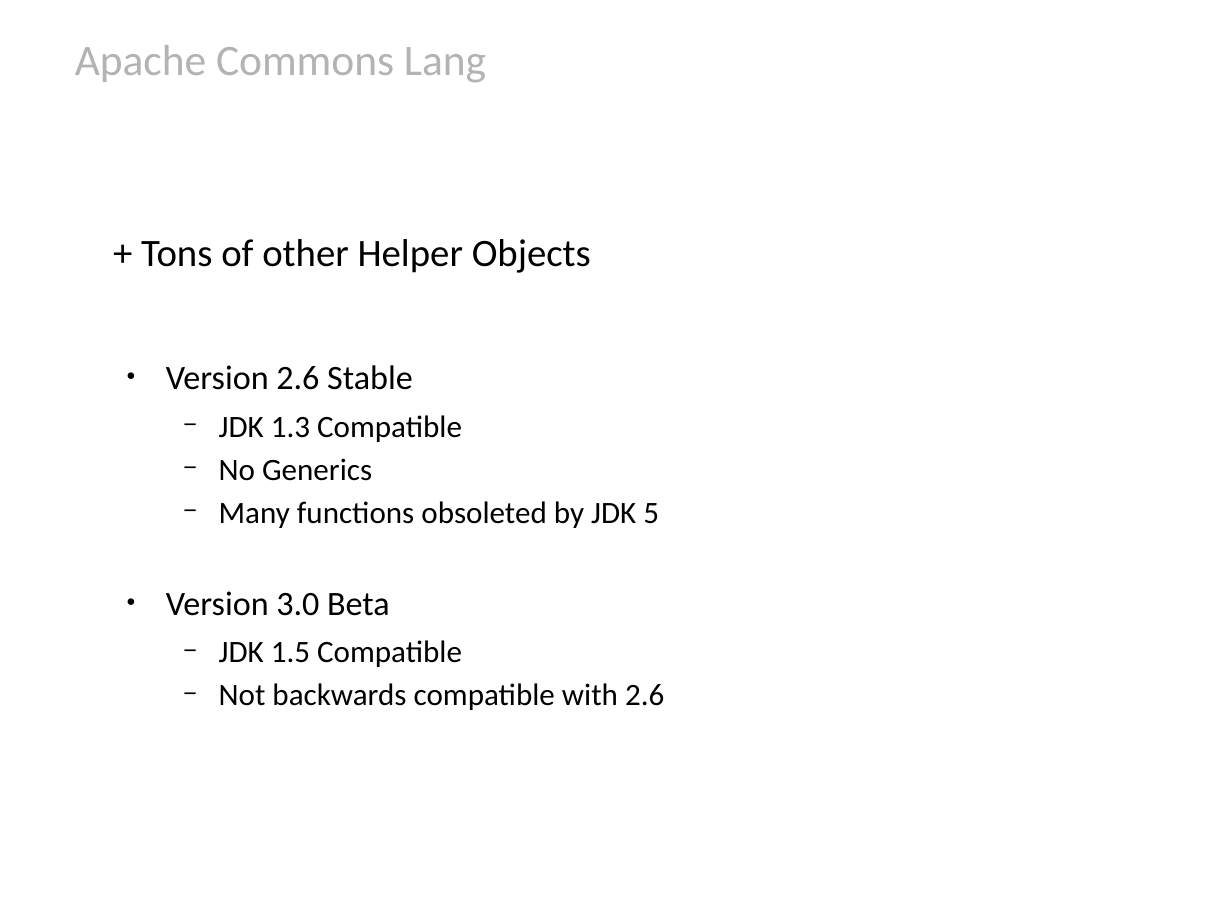
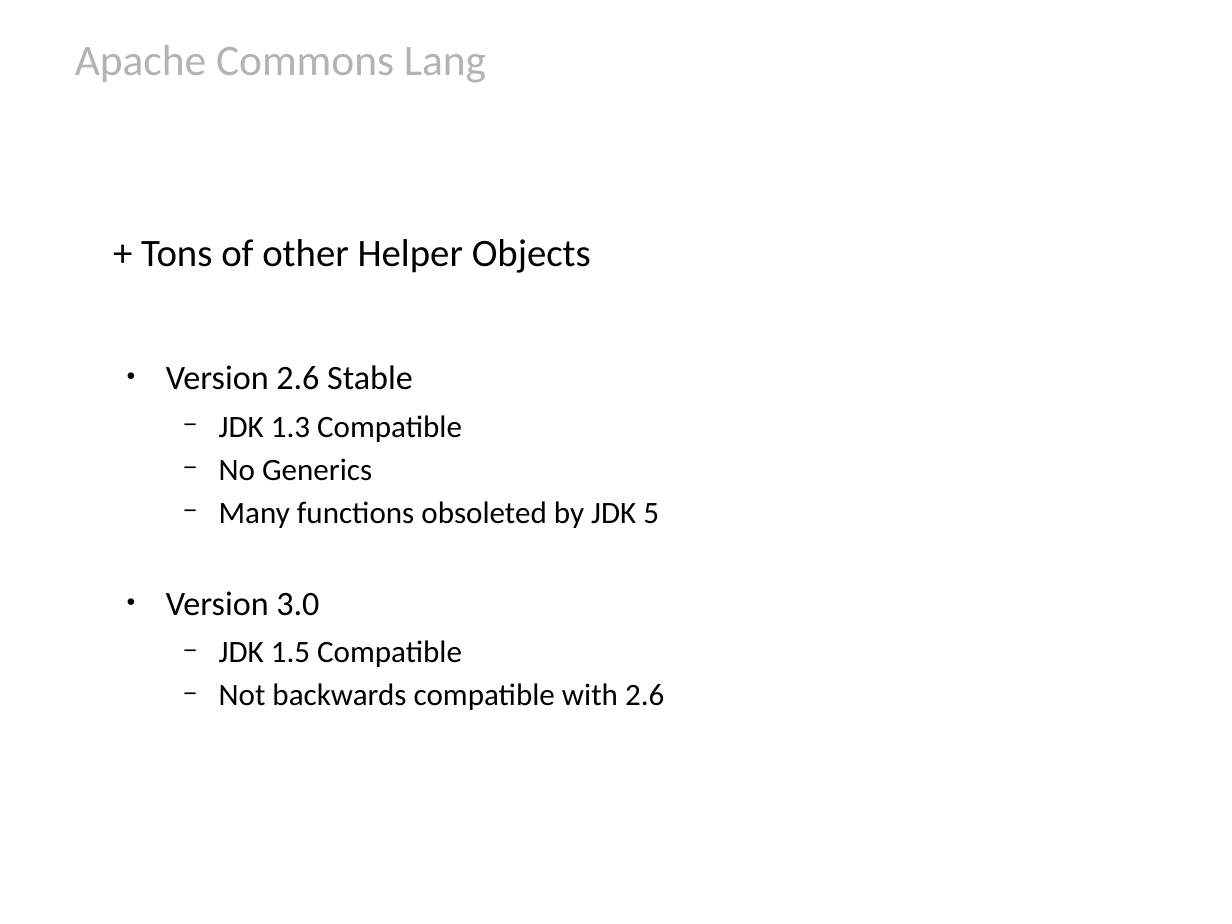
Before and after one commit to HamletDRC/presentations, a slide deck: slide 31 of javaboilerplatebusters/BoilerPlateBusters.odp. Drawn at 1232x924 pixels with LibreOffice and Linux fonts; fonts in the diff are those of the drawing; background and template pictures are left out. Boxes give left, top, right and bottom in pixels: in the first picture for what was removed or moved away, otherwise in the second. Text is boxed around its words. In the diff, an @@ line names an element or a change of style, - is before the commit and + after.

```diff
--- a/javaboilerplatebusters/BoilerPlateBusters.odp
+++ b/javaboilerplatebusters/BoilerPlateBusters.odp
@@ text at <box>166,591,319,616</box>: text changed @@
-  ● Version 3.0 Beta
+  ● Version 3.0
```
Also in this commit, not shown: 14 other slides changed, 2 other files.
